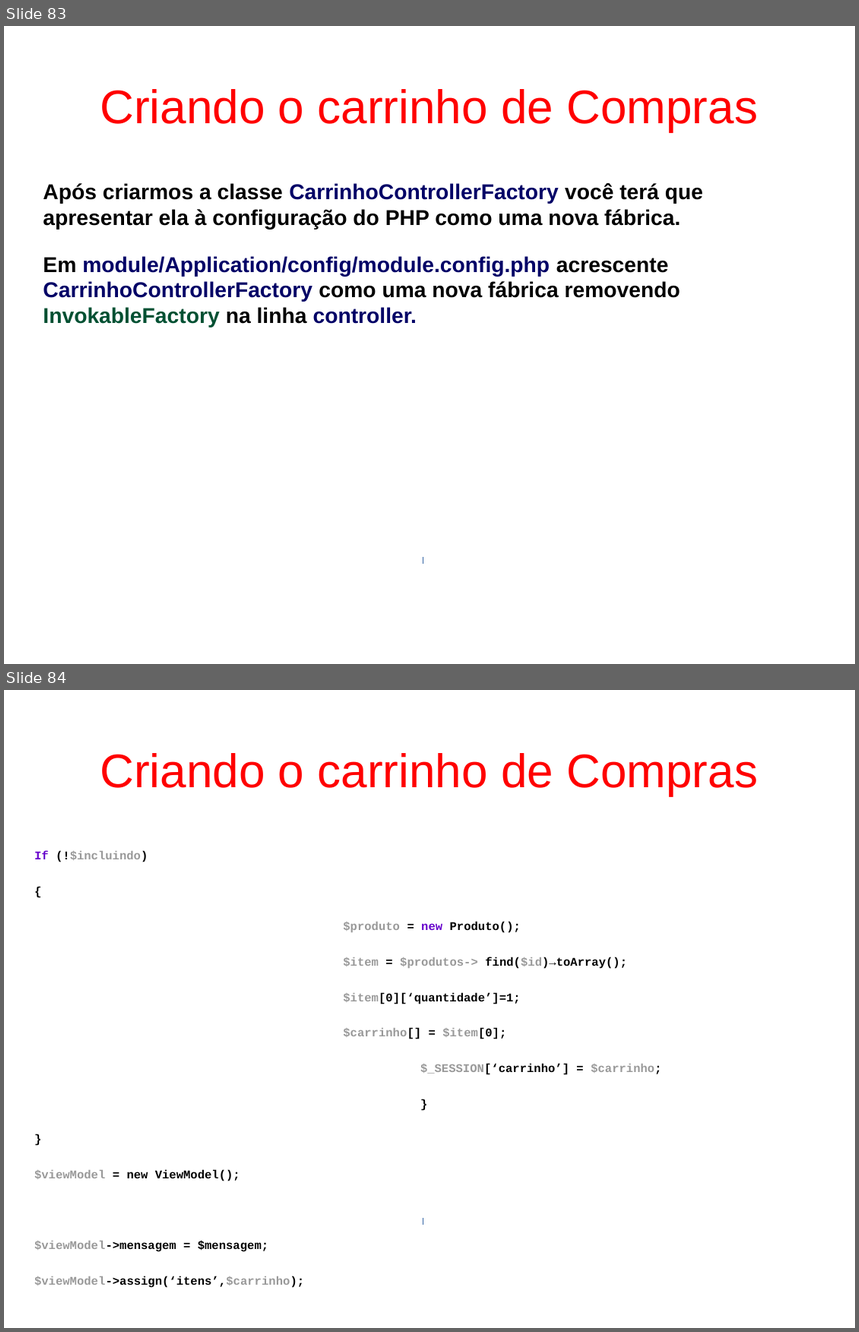
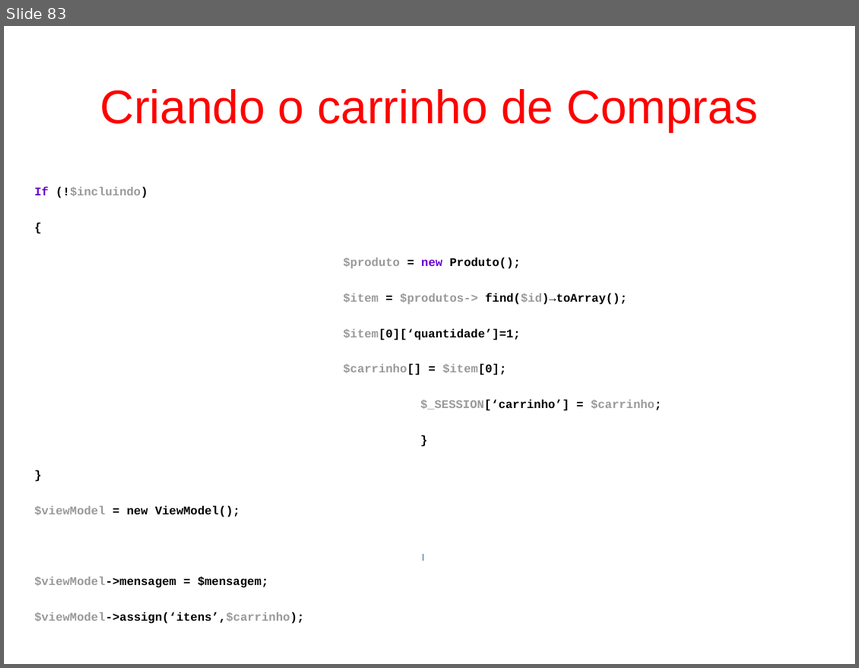
Before and after one commit to fgsl/lojasacme, a slide deck: docs/tutorial.odp. Shown one above the other, each under a label of ours: slides 83 and 84 before the commit, slide 83 after it. The pictures are 859x1332 and 859x668 pixels, drawn with LibreOffice and Linux fonts; fonts in the diff are those of the drawing. Boxes give left, top, right and bottom in pixels: in the first picture for what was removed or moved away, otherwise in the second. Text is boxed around its words. In the diff, an @@ line names an element or a change of style, - is before the commit and + after.

```diff
--- a/docs/tutorial.odp
+++ b/docs/tutorial.odp
@@ slide 83 removed at bbox=[4, 26, 855, 664], background #FFFFFF @@
@@ title removed at bbox=[100, 89, 758, 132] @@
-Criando o carrinho de Compras
@@ text removed at bbox=[43, 183, 703, 328] @@
-Após criarmos a classe CarrinhoControllerFactory você terá que apresentar ela à configuração do PHP como uma nova fábrica.
-Em module/Application/config/module.config.php acrescente CarrinhoControllerFactory como uma nova fábrica removendo InvokableFactory na linha controller.
@@ rectangle removed at bbox=[424, 558, 424, 564] @@
@@ what was slide 84 is now slide 83 @@
```
Also in this commit, not shown: 1 slide changed, 1 slide added, 1 other slide removed, 1 other file.
